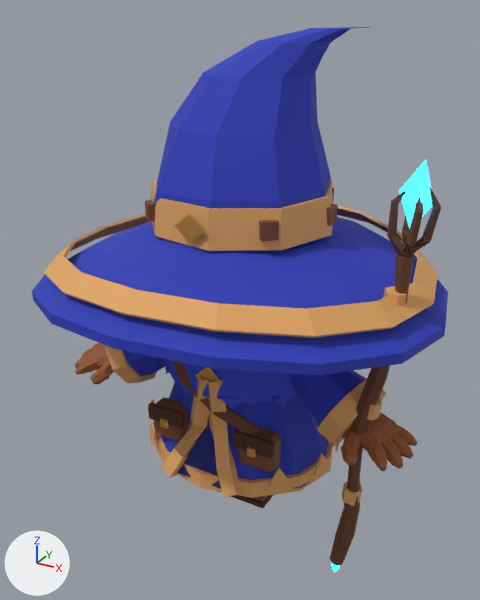
The glTF model jogo/assets/modelos/mago/mago.glb, before and after one commit.
Camera for both pictures: a 50 mm lens placed at (0.759, -1.394, 1.243), pointed at (-0.008, 0.002, 0.546). Lighting does not change. The marker at lower left points along +X, +Y and +Z. The picture after the commit comes second. Where no turn or scale is listed for an object, it has been applied to the vertices. Vertices at exactly the same position are counted once.

Objects in the first picture: 'Bolsa-1', 'Bolsa1', 'BolsaTampa-1', 'BolsaTampa1', 'CajadoHaste', 'Capinha', 'ChapeuAba', 'ChapeuAbaBorda', 'ChapeuCopa', 'ChapeuFaixa', 'FrenteAcab-1', 'FrenteAcab1', 'FrenteFenda', 'Manga1', 'Manto', 'MantoBarra', 'MantoZigue0', 'MantoZigue10', 'MantoZigue11', 'MantoZigue5', 'MantoZigue6', 'MantoZigue7', 'Punho1' and 41 more.
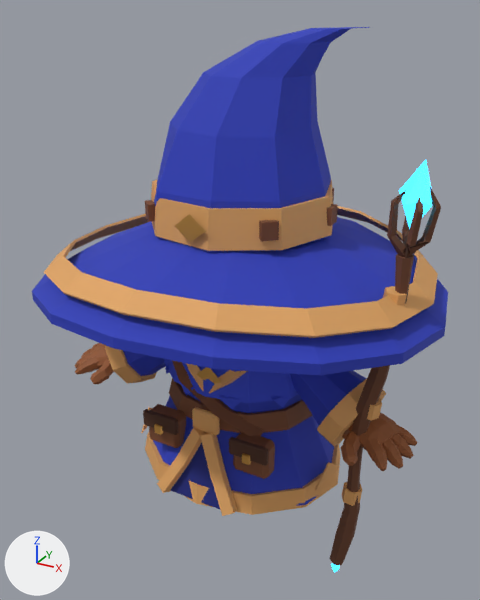
Changed parts and their boxes (x1, y1, x2, y2) in the pictures (480 x 600 px; the box of a moved part takes in the faces that stretch with it):
'Manto', reshaped (8% wider, 14% taller)
    before: (160, 382, 328, 489)
    after: (153, 384, 334, 506)
'MantoBarra', reshaped (8% wider, 11% taller)
    before: (152, 423, 333, 498)
    after: (145, 432, 341, 515)
'FrenteAcab1', reshaped (12% wider, 29% shorter)
    before: (208, 380, 241, 497)
    after: (200, 433, 237, 516)
'Cinto', reshaped (not visible before)
    after: (169, 378, 312, 433)
'FrenteAcab-1', reshaped (34% shorter)
    before: (162, 376, 209, 477)
    after: (157, 427, 205, 493)
'FrenteFenda', reshaped
    before: (178, 429, 221, 489)
    after: (171, 443, 220, 509)
'Bolsa1', moved
    before: (238, 427, 281, 473)
    after: (233, 432, 275, 479)
'Bolsa-1', moved
    before: (154, 397, 188, 441)
    after: (149, 404, 186, 448)
'BolsaTampa1', moved
    before: (233, 430, 274, 459)
    after: (229, 437, 268, 466)
'BolsaTampa-1', moved
    before: (148, 403, 185, 429)
    after: (143, 409, 179, 435)
'GolaV1', added
    after: (209, 370, 247, 394)
'MantoRecorte6', added
    after: (315, 462, 340, 490)
'MantoZigue10', deleted
    before: (268, 467, 290, 487)
'GolaV-1', added
    after: (186, 363, 204, 391)
'MantoZigue11', deleted
    before: (313, 453, 328, 475)
'MantoZigue7', deleted
    before: (150, 424, 154, 446)
'MantoRecorte3', added
    after: (141, 407, 152, 433)
'MantoZigue0', deleted
    before: (335, 442, 340, 451)
'MantoZigue5', deleted
    before: (168, 381, 175, 399)
'MantoZigue6', deleted
    before: (148, 399, 155, 420)
part 5 of me_manto, moved or reshaped
    before: (160, 382, 328, 489)
    after: (153, 396, 334, 506)

What changed in the scene script:
```text
Change me_cinto:
    remove me_cinto.from_pydata(...)  # 48 vertices, 96 faces; spans x -0.178..0.178, y -0.15..0.15, z 0.27..0.312
    add me_cinto.from_pydata(...)  # 48 vertices, 96 faces; spans x -0.212..0.212, y -0.182..0.182, z 0.258..0.312
    me_cinto part 1: 48 of 48 vertices moved; they spanned x -0.178..0.178, y -0.15..0.15, z 0.27..0.312 and now span x -0.212..0.212, y -0.182..0.182, z 0.258..0.312; mean shift (0.0, 0.0, -0.006)
Change me_frenteacab1:
    remove me_frenteacab1.from_pydata(...)  # 16 vertices, 28 faces; spans x -0.014..0.114, y -0.247..-0.139, z 0.107..0.404
    add me_frenteacab1.from_pydata(...)  # 12 vertices, 20 faces; spans x -0.007..0.117, y -0.268..-0.181, z 0.068..0.27
    me_frenteacab1 part 2: the whole mesh is rebuilt
Change me_frenteacab_1:
    remove me_frenteacab_1.from_pydata(...)  # 16 vertices, 28 faces; spans x -0.114..0.014, y -0.247..-0.139, z 0.107..0.404
    add me_frenteacab_1.from_pydata(...)  # 12 vertices, 20 faces; spans x -0.117..0.007, y -0.268..-0.181, z 0.068..0.27
    me_frenteacab_1 part 3: the whole mesh is rebuilt
Change me_frentefenda:
    remove me_frentefenda.from_pydata(...)  # 4 vertices, 4 faces; spans x -0.085..0.085, y -0.222..-0.17, z 0.12..0.26
    add me_frentefenda.from_pydata(...)  # 4 vertices, 4 faces; spans x -0.1..0.1, y -0.245..-0.18, z 0.075..0.25
    me_frentefenda part 4
    me_frentefenda.vertices[0].co: (-0.085, -0.222, 0.12) -> (-0.1, -0.245, 0.075)
    me_frentefenda.vertices[1].co: (0.085, -0.222, 0.12) -> (0.1, -0.245, 0.075)  # not seen -> pixel (230, 513)
    me_frentefenda.vertices[2].co: (0.0, -0.185, 0.26) -> (0.0, -0.2, 0.25)  # pixel (207, 428) -> not seen
    me_frentefenda.vertices[3].co: (0.0, -0.17, 0.12) -> (0.0, -0.18, 0.075)
Change me_manto:
    remove me_manto.from_pydata(...)  # 72 vertices, 140 faces; spans x -0.264..0.267, y -0.223..0.222, z 0.114..0.46
    add me_manto.from_pydata(...)  # 72 vertices, 140 faces; spans x -0.285..0.289, y -0.241..0.241, z 0.074..0.46
    me_manto part 5: 36 of 72 vertices moved; they spanned x -0.264..0.267, y -0.223..0.222, z 0.114..0.201 and now span x -0.285..0.289, y -0.241..0.241, z 0.074..0.201; mean shift (0.0, 0.0, -0.02); largest move (0.267, 0.0, 0.115) -> (0.289, 0.0, 0.075)
Change me_mantobarra:
    remove me_mantobarra.from_pydata(...)  # 48 vertices, 96 faces; spans x -0.27..0.27, y -0.229..0.229, z 0.104..0.15
    add me_mantobarra.from_pydata(...)  # 48 vertices, 96 faces; spans x -0.293..0.293, y -0.249..0.249, z 0.066..0.12
    me_mantobarra part 6: 48 of 48 vertices moved; they spanned x -0.27..0.27, y -0.229..0.229, z 0.104..0.15 and now span x -0.293..0.293, y -0.249..0.249, z 0.066..0.12; mean shift (0.0, 0.0, -0.034)
Add me_mantorecorte6:
    me_mantorecorte6.from_pydata([(0.2693, -0.107, 0.118), (0.2895, 0.0113, 0.118), (0.2794, -0.0478, 0.168), (0.2731, -0.1076, 0.119), (0.2933, 0.0106, 0.119), (0.2832, -0.0485, 0.169)], [], [(3, 4, 5), (4, 1, 5), (1, 2, 5), (2, 3, 5), (0, 1, 4), (0, 4, 3), (2, 0, 3), (0, 2, 1)])
    me_mantorecorte6.materials.append(mat_acabamento)  # orange #e0a462
Add me_mantorecorte3:
    me_mantorecorte3.from_pydata([(-0.2889, -0.0013, 0.118), (-0.2634, -0.1186, 0.118), (-0.2761, -0.0599, 0.168), (-0.2927, -0.0021, 0.119), (-0.2672, -0.1194, 0.119), (-0.2799, -0.0608, 0.169)], [], [(4, 2, 5), (2, 0, 5), (0, 3, 5), (3, 4, 5), (1, 2, 4), (3, 0, 1), (3, 1, 4), (1, 0, 2)])
    me_mantorecorte3.materials.append(mat_acabamento)  # orange #e0a462
Change ob_bolsa1:
    ob_bolsa1.location: (0.13, -0.15, 0.225) -> (0.13, -0.178, 0.222)
Change ob_bolsa_1:
    ob_bolsa_1.location: (-0.13, -0.15, 0.225) -> (-0.13, -0.178, 0.222)
Change ob_bolsatampa1:
    ob_bolsatampa1.location: (0.13, -0.181, 0.256) -> (0.13, -0.207, 0.252)
Change ob_bolsatampa_1:
    ob_bolsatampa_1.location: (-0.13, -0.181, 0.256) -> (-0.13, -0.207, 0.252)
Remove ob_mantozigue0:
    ob_mantozigue0 = bpy.data.objects.new('MantoZigue0', me_mantozigue0)
Remove ob_mantozigue5:
    ob_mantozigue5 = bpy.data.objects.new('MantoZigue5', me_mantozigue5)
Remove ob_mantozigue6:
    ob_mantozigue6 = bpy.data.objects.new('MantoZigue6', me_mantozigue6)
Remove ob_mantozigue7:
    ob_mantozigue7 = bpy.data.objects.new('MantoZigue7', me_mantozigue7)
Remove ob_mantozigue10:
    ob_mantozigue10 = bpy.data.objects.new('MantoZigue10', me_mantozigue10)
Remove ob_mantozigue11:
    ob_mantozigue11 = bpy.data.objects.new('MantoZigue11', me_mantozigue11)
Add ob_mantorecorte6:
    ob_mantorecorte6 = bpy.data.objects.new('MantoRecorte6', me_mantorecorte6)
    ob_mantorecorte6.location = (0.0, 0.0, 0.0)
Add ob_mantorecorte3:
    ob_mantorecorte3 = bpy.data.objects.new('MantoRecorte3', me_mantorecorte3)
    ob_mantorecorte3.location = (0.0, 0.0, 0.0)
Add ob_golav_1:
    ob_golav_1 = bpy.data.objects.new('GolaV-1', me_golav_1)  # 12 vertices, 20 faces; spans x -0.1095..0.0057, y -0.1884..-0.1154, z 0.3571..0.4729; in mat_acabamento (orange #e0a462)
    ob_golav_1.location = (0.0, 0.0, 0.0)
Add ob_golav1:
    ob_golav1 = bpy.data.objects.new('GolaV1', me_golav1)  # 12 vertices, 20 faces; spans x -0.0057..0.1095, y -0.1884..-0.1154, z 0.3571..0.4729; in mat_acabamento (orange #e0a462)
    ob_golav1.location = (0.0, 0.0, 0.0)
```
